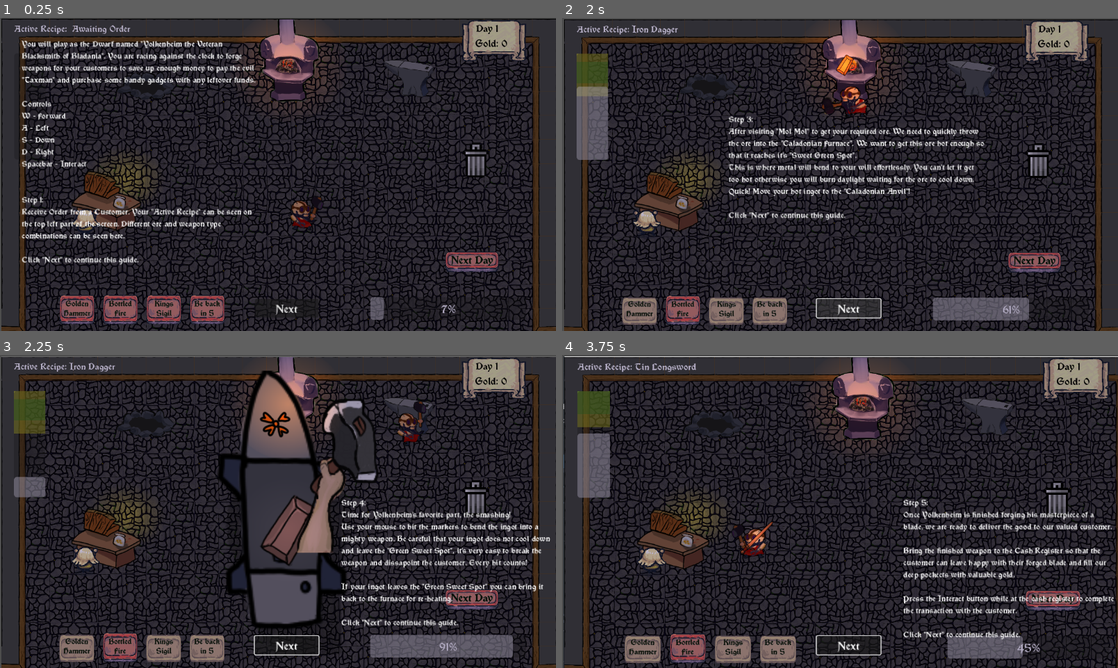
Above: before the commit, frames 1-4 (two rows, left to right).
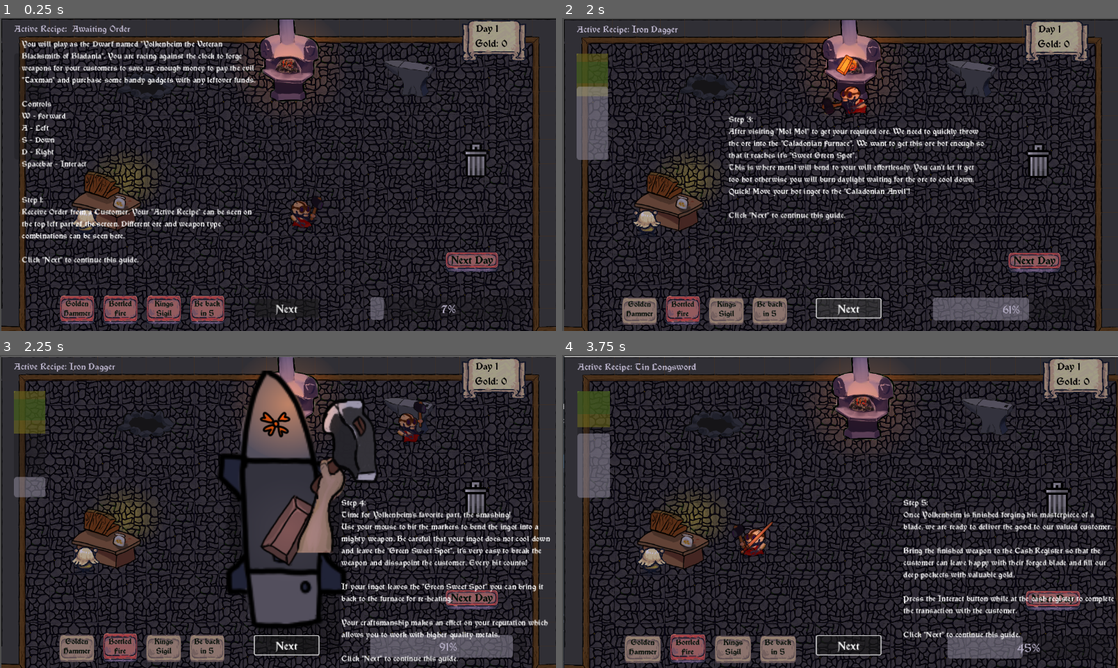
Above: after the commit, the same moments.

Repository: kevinjarocki/BladeRush2.0
Game: Godot game, scene res://tutorial.tscn
Two runs of this game, one before a commit and one after it. Both use one fixed random seed, a clock stepped at 60 frames per second and the inputs below. This scene is started directly instead of the project's main scene.
Inputs (mouse positions are in pixels of both pictures, inside the frame that each line leads up to):
- Up to frame 1 (0.25 s): no input
- Up to frame 2 (2 s): click "Next" at 0.5 s; click "Next" at 1.25 s
- Up to frame 3 (2.25 s): tap Enter at 2 s; move the mouse to (400, 495) at 2.02 s; hold D (move_right) from 2.03 s (still down); click (400, 495) at 2.1 s
- Up to frame 4 (3.75 s): tap Space (interact) at 2.75, 2.85 s; move the mouse to (728, 527) at 2.77 s; release D (move_right) at 2.78 s; hold S (move_down) 2.78-3.53 s; tap Enter at 3.5 s; move the mouse to (895, 442) at 3.52 s; hold D (move_right) from 3.53 s (still down); click (895, 442) at 3.6 s

Frames 1-2 are identical in both runs. In frame 3, 1.1% of the frame differs, in the area x 61-99%, y 84-99%; in frame 4, nothing differs.

Commit message:
Updated tutorial and looped background music

Diff:
--- a/end_day.tscn
+++ b/end_day.tscn
@@ -1,8 +1,9 @@
-[gd_scene load_steps=7 format=3 uid="uid://k1brmsrvmi3s"]
+[gd_scene load_steps=8 format=3 uid="uid://k1brmsrvmi3s"]
 
 [ext_resource type="Script" path="res://EndDay.gd" id="1_5xngi"]
 [ext_resource type="FontFile" uid="uid://d4gloc7rb6s5s" path="res://Assets/Font/vinque rg.otf" id="2_ixve3"]
 [ext_resource type="Theme" uid="uid://ccxq1ecn67rk" path="res://Assets/end_day.tres" id="3_bom54"]
+[ext_resource type="AudioStream" uid="uid://bsv436vlcuyea" path="res://Assets/Sounds/Audacity/blacksmith3.mp3" id="5_eydan"]
 [ext_resource type="Texture2D" uid="uid://cwhgt788030vg" path="res://Assets/Tiny Swords/Tiny Swords (Update 010)/UI/Banners/Carved_9Slides.png" id="6_l5164"]
 
 [sub_resource type="Theme" id="Theme_nmuwe"]
@@ -175,6 +176,10 @@
 text = "5 G"
 label_settings = SubResource("LabelSettings_unw6c")
 
+[node name="Thwak" type="AudioStreamPlayer2D" parent="."]
+visible = false
+stream = ExtResource("5_eydan")
+
 [connection signal="pressed" from="Control/NextDay" to="." method="_on_next_day_pressed"]
 [connection signal="pressed" from="Control/PlayerSpeedInc" to="." method="_on_player_speed_inc_pressed"]
 [connection signal="pressed" from="Control/CoolingRateDec" to="." method="_on_cooling_rate_dec_pressed"]
--- a/tutorial.tscn
+++ b/tutorial.tscn
@@ -153,6 +153,8 @@
 
 If your ingot leaves the \"Green Sweet Spot\" you can bring it back to the furnace for re-heating.
 
+Your craftsmanship makes an effect on your reputation which allows you to work with higher quality metals.
+
 Click \"Next\" to continue this guide."
 autowrap_mode = 2
 
Not shown, changed: Assets/Sounds/Music/medieval-fantasy-142837.mp3.import
